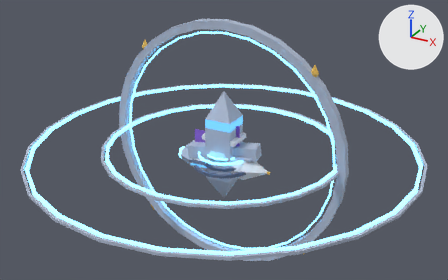
Before and after pictures for a commit that changed the FBX model assets/export/worlds/sky_citadel/sky_citadel_props.fbx.
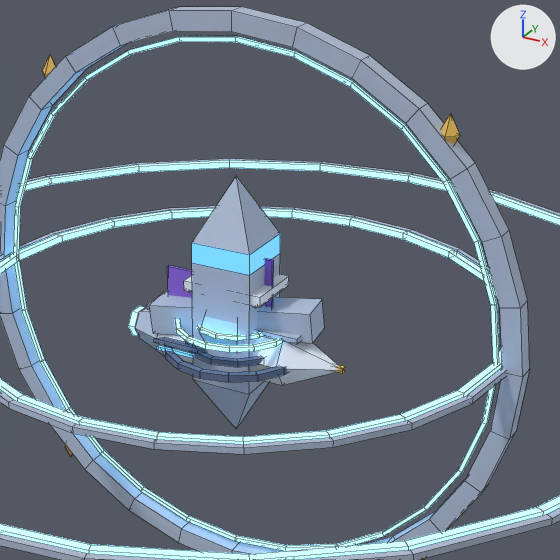
There are two pictures of each version: one whole from a 50 mm lens placed at (75.1, -136.7, 70.3), pointed at (-0.4, 0.6, 1.7), one close up on the part from 28% to 81% of the width and 6% to 91% of the height. Every picture has the same lights, and +X, +Y and +Z are marked at upper right. The older version's two pictures come first. The close-ups show mesh edges as thin lines. Where no turn or scale is listed for an object, it has been applied to the vertices.

The first close-up shows 'prop_beacon_b', 'prop_beacon_c', 'prop_hoop_a', 'prop_keel_ring_a', 'prop_keel_ring_b', 'prop_lintel_a', 'prop_pylon_a', 'prop_skiff_a' and 1 more.
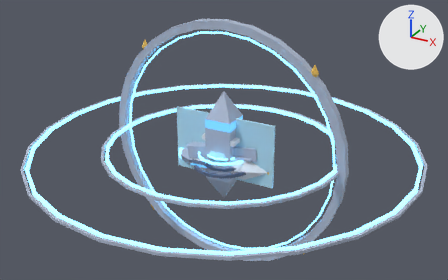
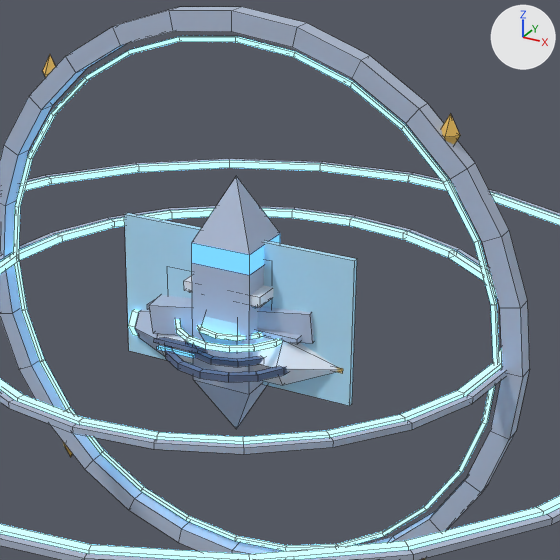
Diff of the bpy script that builds the scene:
```diff
--- a/assets/export/worlds/sky_citadel/sky_citadel_props.fbx.py
+++ b/assets/export/worlds/sky_citadel/sky_citadel_props.fbx.py
@@ me_fix_forcefield_a @@
+me_fix_forcefield_a.from_pydata(...)  # a box spanning x -15.0..15.0, y -0.3..0.3, z -9.0..9.0
+me_fix_forcefield_a.materials.append(mat_sc_skyglass)  # blue #b2def2
@@ ob_fix_forcefield_a @@
+ob_fix_forcefield_a = bpy.data.objects.new('fix_forcefield_a', me_fix_forcefield_a)
+ob_fix_forcefield_a.location = (0.0, 0.0, 0.0)
```

What differs and where, as boxes (x1, y1, x2, y2) in the close-ups (560 x 560 px):
'fix_forcefield_a', added (blue): after (124, 213, 357, 406)
